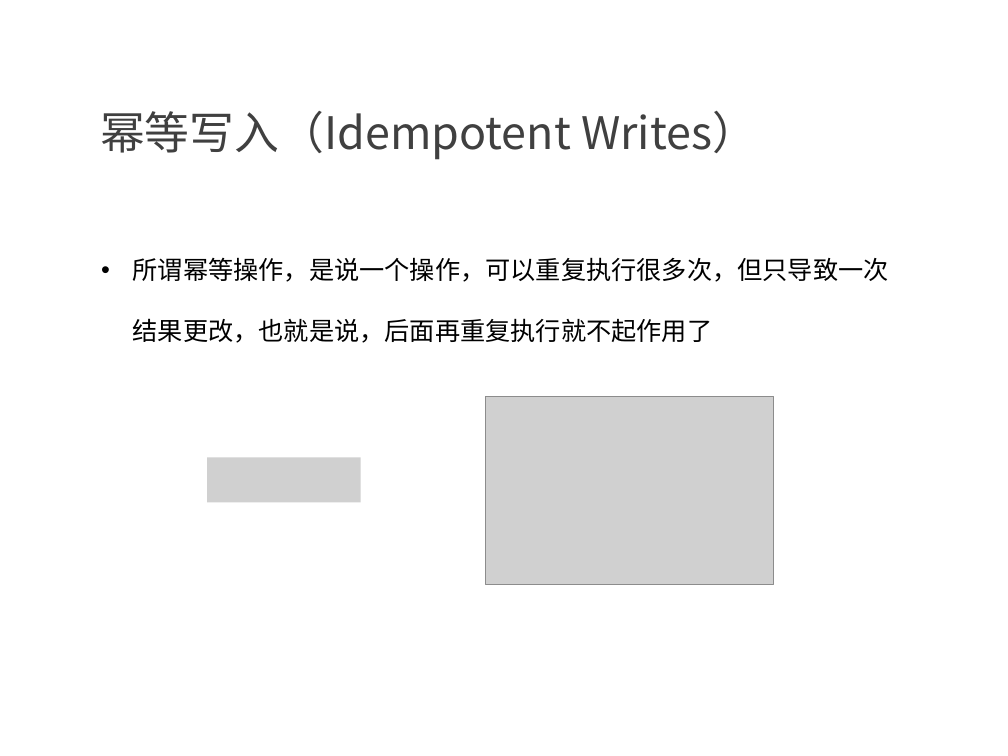
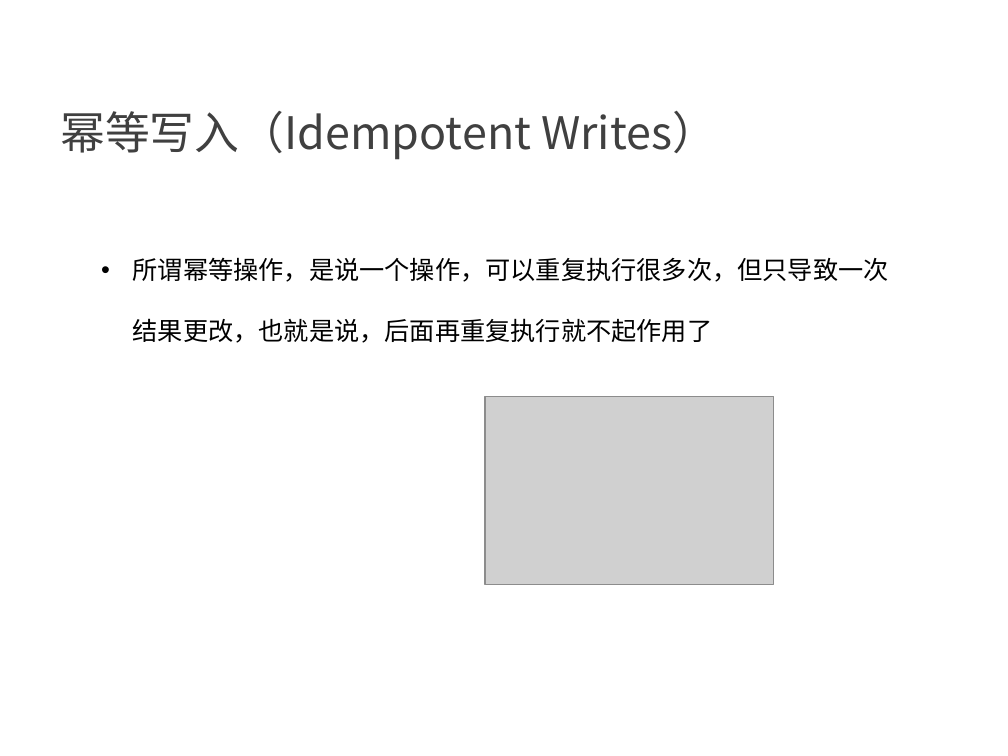
Before and after one commit to confucianzuoyuan/flink-tutorial, a slide deck: slide 9 of slides/7_Flink的状态一致性.pptx. Drawn at 1008x756 pixels with LibreOffice and Linux fonts; fonts in the diff are those of the drawing; grey boxes stand for pictures; background and template pictures are left out. Boxes give left, top, right and bottom in pixels: in the first picture for what was removed or moved away, otherwise in the second. Text is boxed around its words. In the diff, an @@ line names an element or a change of style, - is before the commit and + after.

```diff
--- a/slides/7_Flink的状态一致性.pptx
+++ b/slides/7_Flink的状态一致性.pptx
@@ text "幂等写入（Idempotent Writes）" at box(60, 111, 717, 160): indent changed @@
@@ picture removed at box(208, 458, 361, 503) @@
```
Also in this commit, not shown: 19 other slides changed, 1 slide added, 12 other files.
